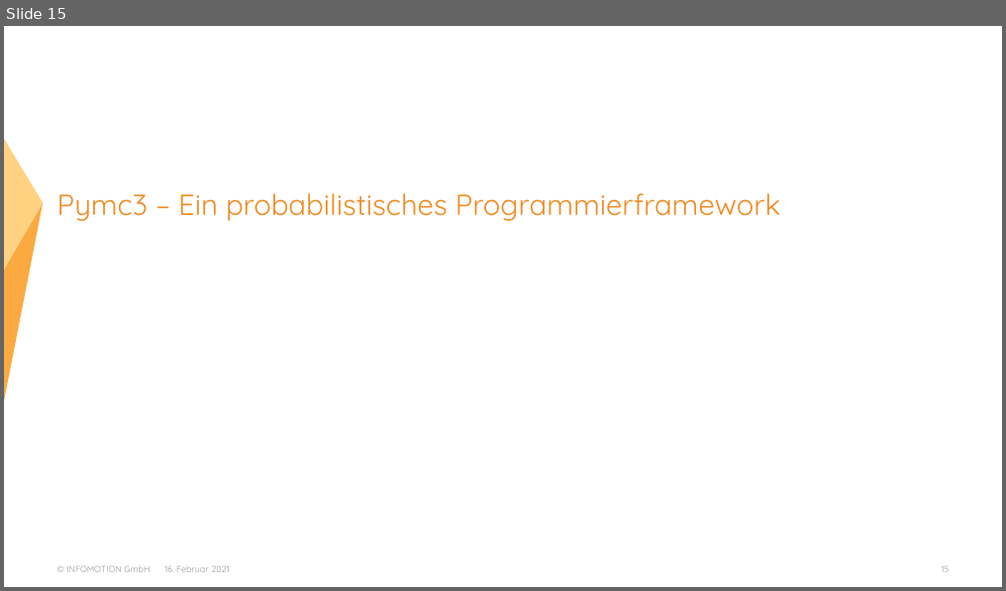
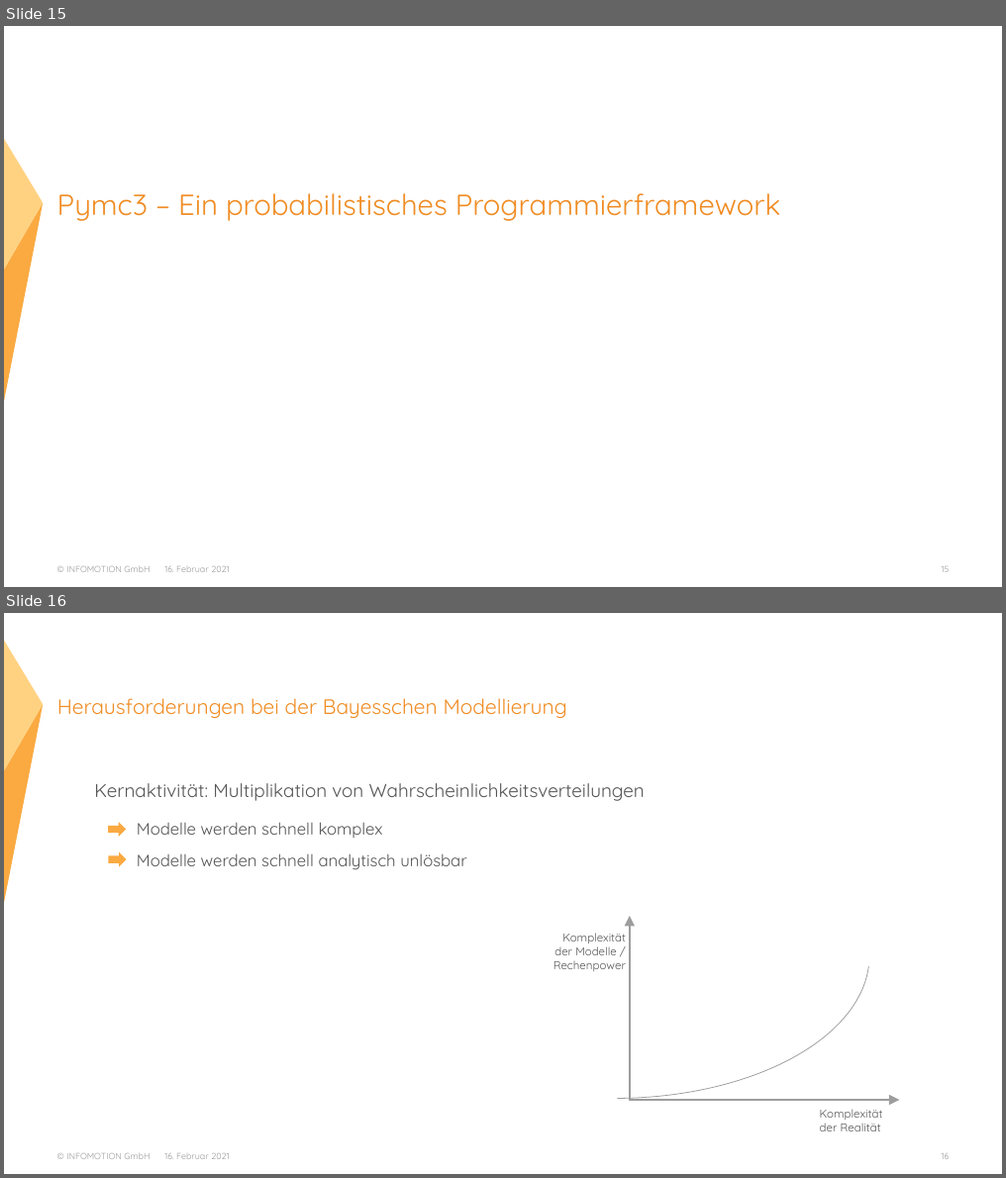
Before and after one commit to ThiesDS/bayes_workshop, a slide deck: 1_theorie/slides.pptx. Shown one above the other, each under a label of ours: slide 15 before the commit, slides 15 and 16 after it. The pictures are 1006x591 and 1006x1178 pixels, drawn with LibreOffice and Linux fonts; fonts in the diff are those of the drawing; background and template pictures are left out. Boxes give left, top, right and bottom in pixels: in the first picture for what was removed or moved away, otherwise in the second. Text is boxed around its words. In the diff, an @@ line names an element or a change of style, - is before the commit and + after.

```diff
--- a/1_theorie/slides.pptx
+++ b/1_theorie/slides.pptx
@@ slide 16 added at box(4, 613, 1002, 1174), background #FFFFFF; not listed: 3 template elements that a slide beside it also shows @@
@@ triangle added at box(4, 641, 43, 771), fill #FFD282 @@
@@ freeform shape added at box(4, 700, 43, 904), fill #FAAA41 @@
@@ title added at box(57, 698, 567, 718), 20 pt, text #F08C23 @@
+Herausforderungen bei der Bayesschen Modellierung
@@ text added at box(94, 783, 645, 801), 18 pt, text #555555 @@
+Kernaktivität: Multiplikation von Wahrscheinlichkeitsverteilungen
@@ arc (boxed as its full ellipse) added at box(360, 814, 869, 1099), outline #9D9D9D 0.75 pt @@
@@ right arrow added at box(108, 822, 126, 837), fill #FAAA41 @@
@@ text added at box(137, 822, 383, 838), 16 pt, text #555555 @@
+Modelle werden schnell komplex
@@ right arrow added at box(109, 853, 127, 867), fill #FAAA41 @@
@@ text added at box(137, 854, 467, 870), 16 pt, text #555555 @@
+Modelle werden schnell analytisch unlösbar
@@ text added at box(553, 933, 626, 971), 11 pt, text #555555 @@
+Komplexität
+der Modelle /
+Rechenpower
@@ arrow added from (630, 1100) to (630, 916), #9D9D9D 1.5 pt @@
@@ arrow added from (630, 1100) to (899, 1100), #9D9D9D 1.5 pt @@
@@ text added at box(820, 1109, 883, 1132), 11 pt, text #555555 @@
+Komplexität
+der Realität
```
Also in this commit, not shown: 2 slides changed, 2 other slides added, 2 other files.
